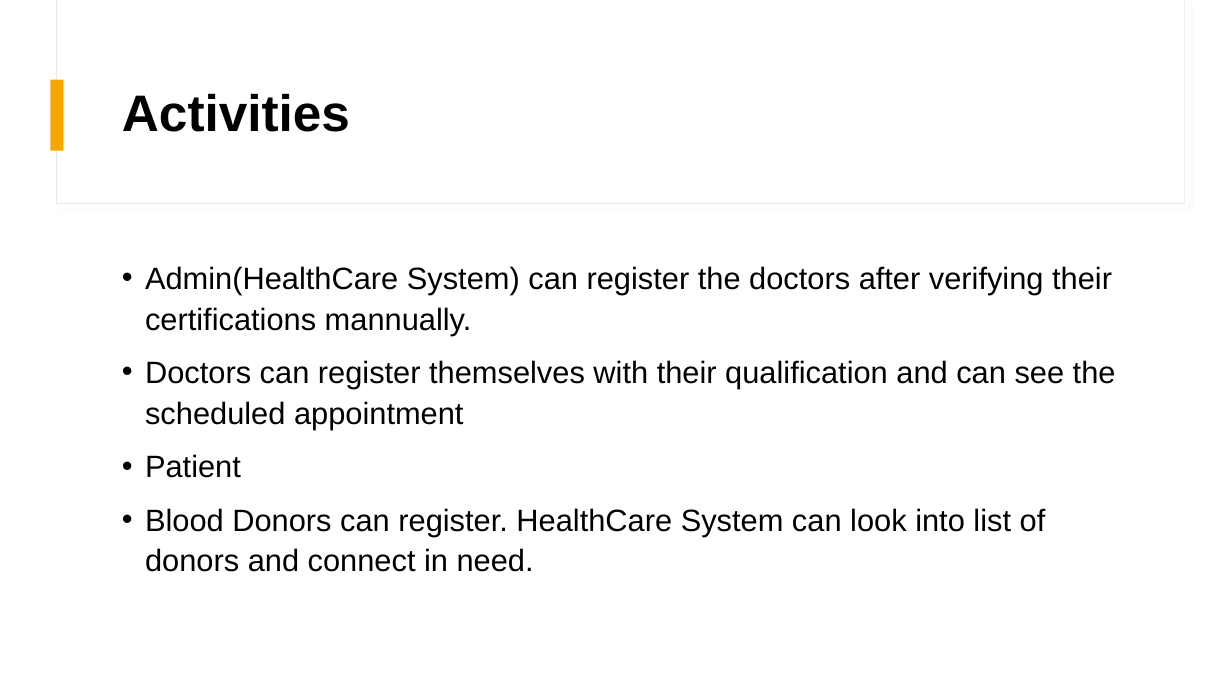
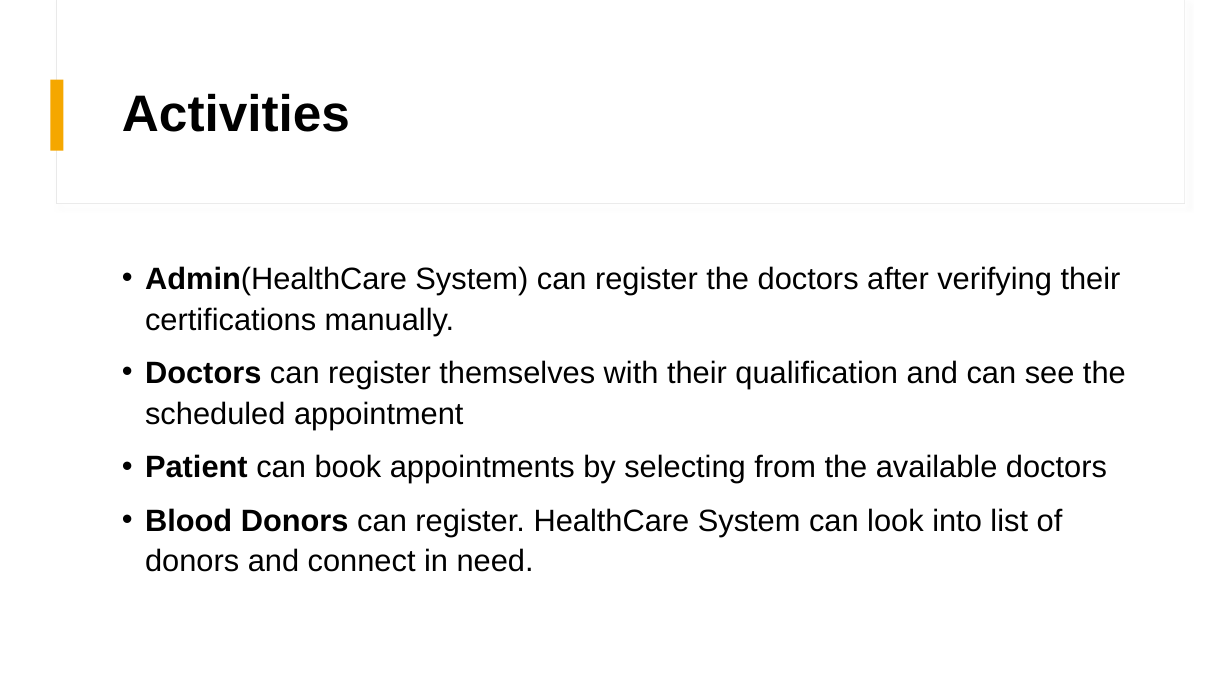
Before and after one commit to issac07-cap/mini-healthcare-helper, a slide deck: slide 4 of project-docs/Andoid-MiniHealthCare-Helper.pptx. Drawn at 1232x693 pixels with LibreOffice and Linux fonts; fonts in the diff are those of the drawing. Boxes give left, top, right and bottom in pixels: in the first picture for what was removed or moved away, otherwise in the second. Text is boxed around its words. In the diff, an @@ line names an element or a change of style, - is before the commit and + after.

```diff
--- a/project-docs/Andoid-MiniHealthCare-Helper.pptx
+++ b/project-docs/Andoid-MiniHealthCare-Helper.pptx
@@ text at (145, 266, 1121, 335): text changed @@
-• Admin(HealthCare System) can register the doctors after verifying their certifications mannually.
+• Admin(HealthCare System) can register the doctors after verifying their certifications manually.
@@ text at (145, 360, 1126, 572): bold on in "Doctors", "Blood Donors" @@
@@ text at (145, 454, 1107, 483): text changed @@
-• Patient
+• Patient can book appointments by selecting from the available doctors
```
Also in this commit, not shown: 5 other slides changed, 3 slides added, 1 slide removed.
